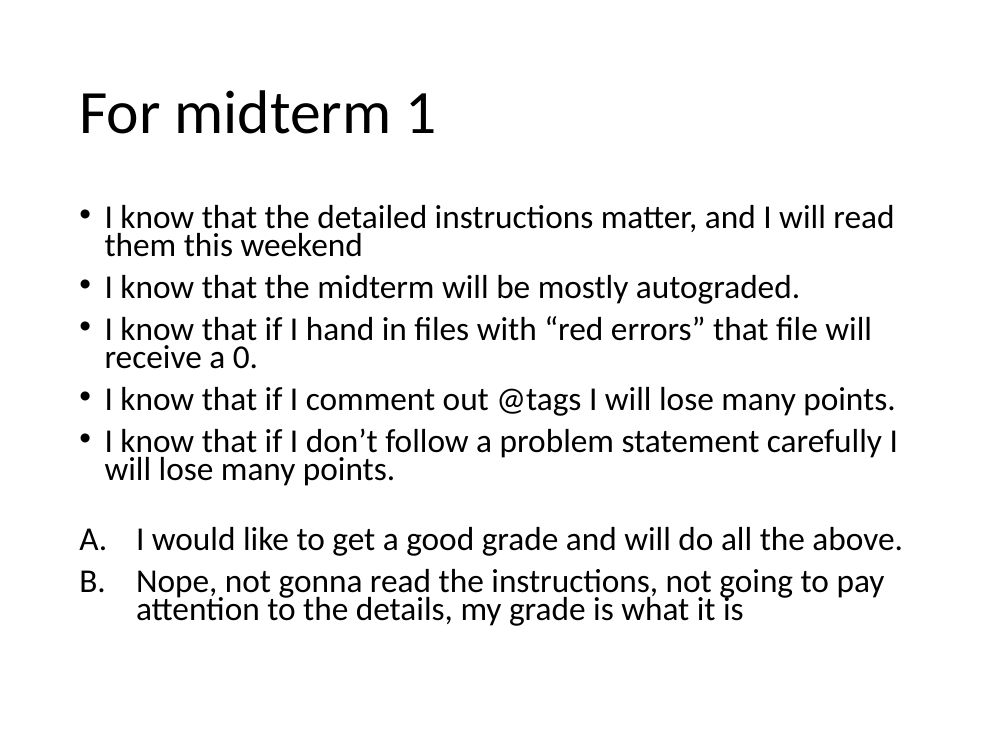
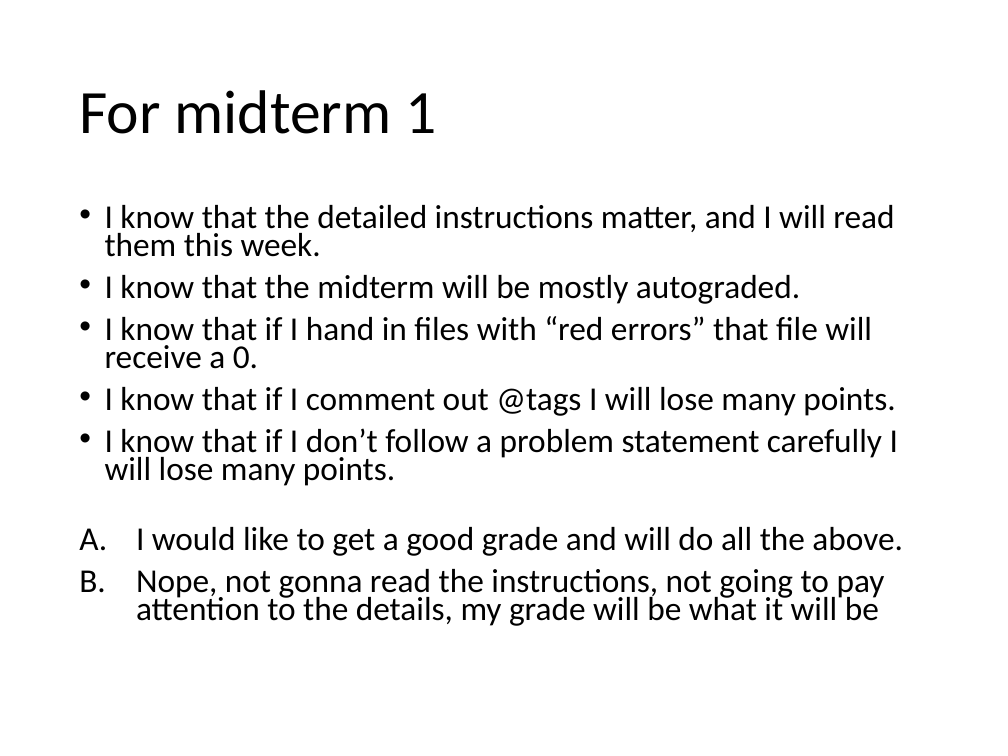
Before and after one commit to GregorKiczales/spd-materials, a slide deck: slide 1 of instructor/l06/l06-pad.pptx. Drawn at 1008x756 pixels with LibreOffice and Linux fonts; fonts in the diff are those of the drawing. Boxes give left, top, right and bottom in pixels: in the first picture for what was removed or moved away, otherwise in the second. Text is boxed around its words. In the diff, an @@ line names an element or a change of style, - is before the commit and + after.

```diff
--- a/instructor/l06/l06-pad.pptx
+++ b/instructor/l06/l06-pad.pptx
@@ text at (105, 205, 894, 257): text changed @@
-• I know that the detailed instructions matter, and I will read them this weekend
+• I know that the detailed instructions matter, and I will read them this week.
@@ text at (136, 569, 885, 626): text changed @@
-B. Nope, not gonna read the instructions, not going to pay attention to the details, my grade is what it is
+B. Nope, not gonna read the instructions, not going to pay attention to the details, my grade will be what it will be
```
Also in this commit, not shown: 1 other slide changed, 4 other files.
